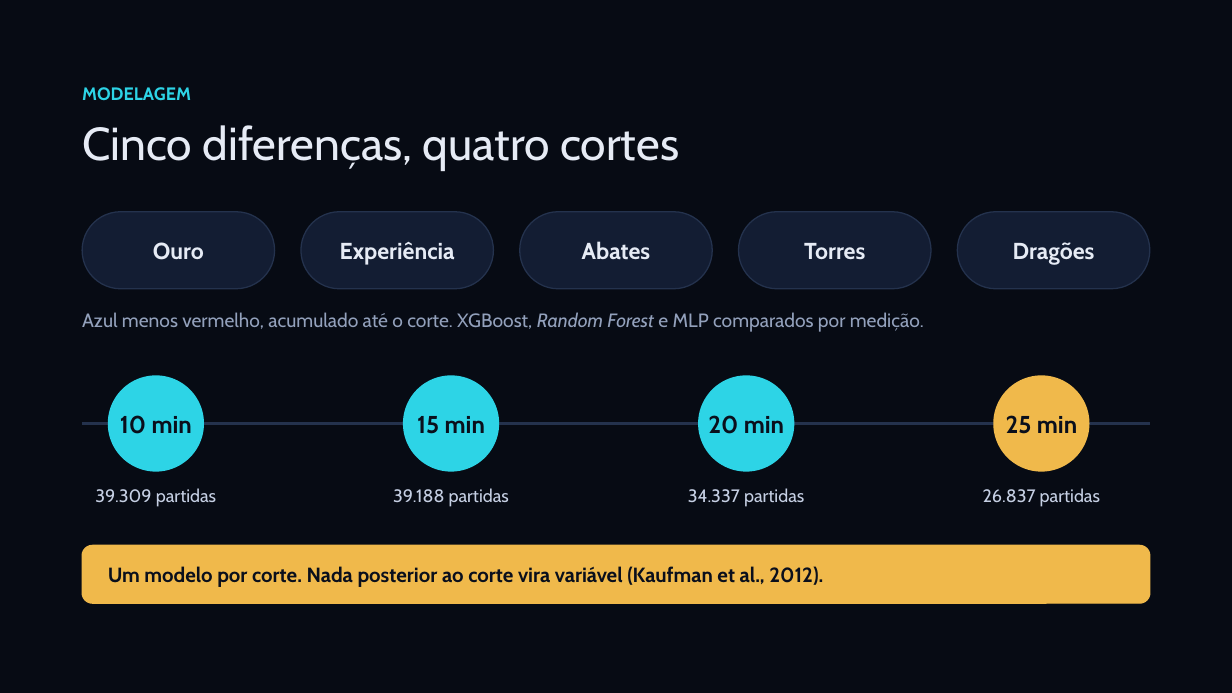
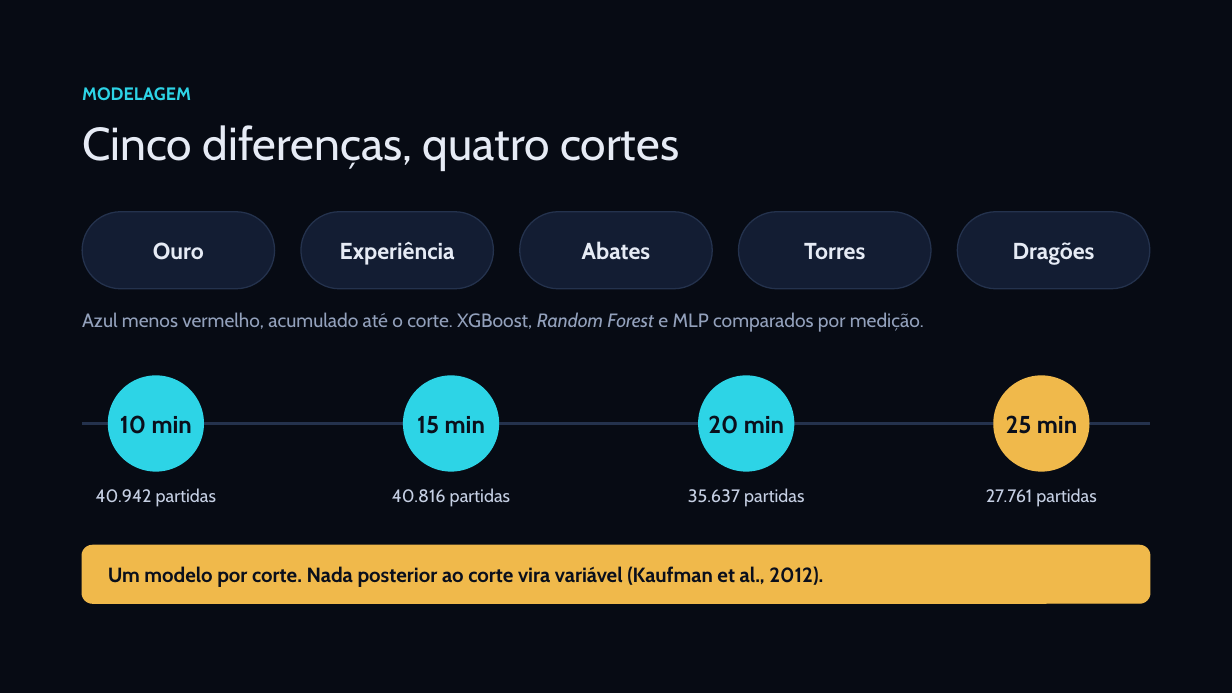
Before and after one commit to tamiosso125/lol-analytics, a slide deck: slide 9 of docs/bellestraiko_defesa_v4.pptx. Drawn at 1232x693 pixels with LibreOffice and Linux fonts; fonts in the diff are those of the drawing. Boxes give left, top, right and bottom in pixels: in the first picture for what was removed or moved away, otherwise in the second. Text is boxed around its words. In the diff, an @@ line names an element or a change of style, - is before the commit and + after.

```diff
--- a/docs/bellestraiko_defesa_v4.pptx
+++ b/docs/bellestraiko_defesa_v4.pptx
@@ text at [96, 488, 216, 507]: text changed @@
-39.309 partidas
+40.942 partidas
@@ text at [392, 488, 510, 507]: text changed @@
-39.188 partidas
+40.816 partidas
@@ text at [688, 488, 804, 507]: text changed @@
-34.337 partidas
+35.637 partidas
@@ text at [986, 488, 1096, 507]: text changed @@
-26.837 partidas
+27.761 partidas
```
Also in this commit, not shown: 6 other slides changed, 1 other file.
